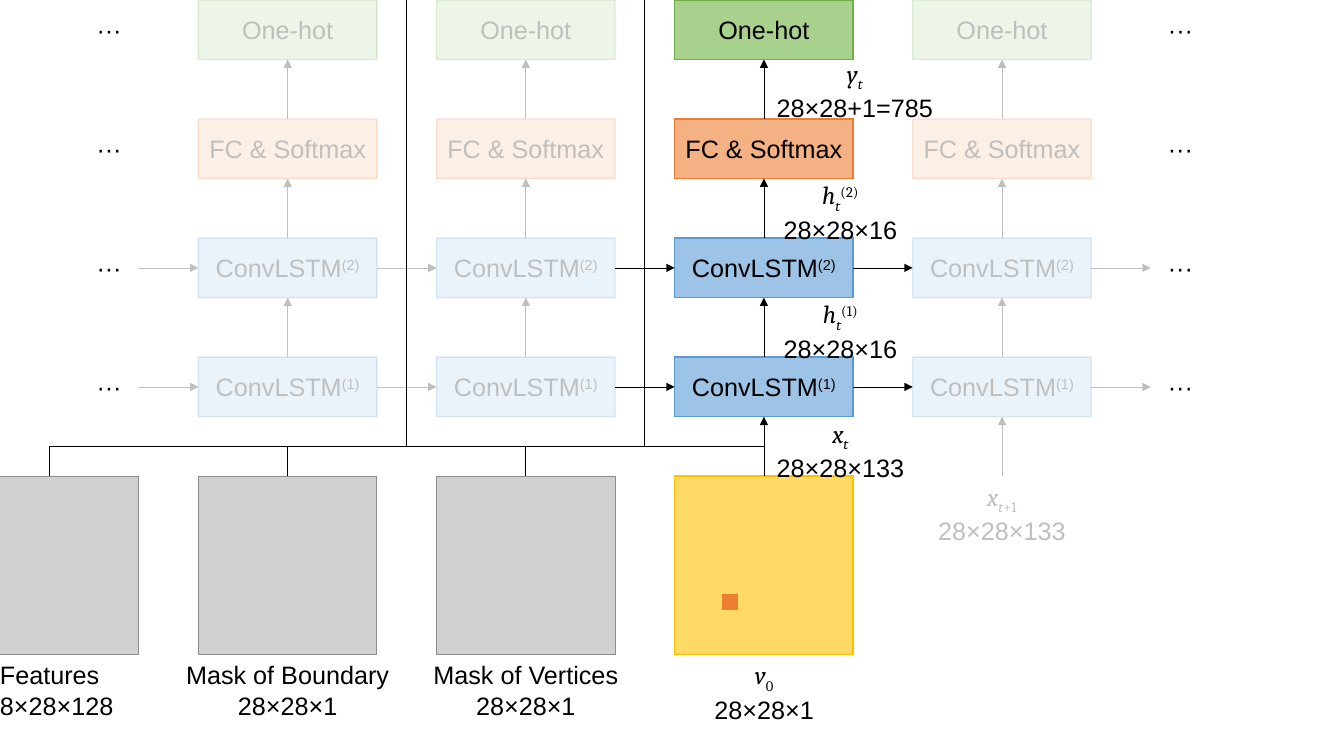
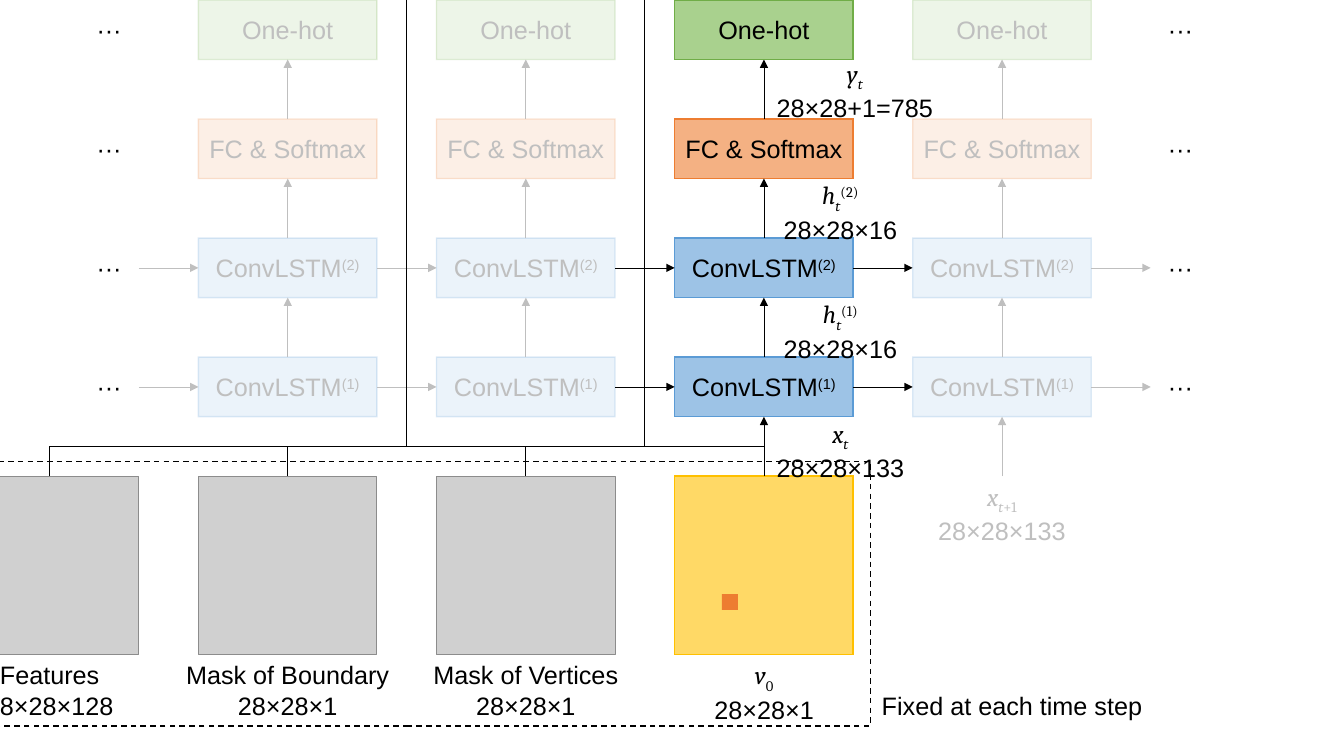
Before and after one commit to lizuoyue/ETH-Thesis, a slide deck: slide 6 of ThesisLaTeX/fig.pptx. Drawn at 1344x756 pixels with LibreOffice and Linux fonts; fonts in the diff are those of the drawing; grey boxes stand for pictures. Boxes give left, top, right and bottom in pixels: in the first picture for what was removed or moved away, otherwise in the second. Text is boxed around its words. In the diff, an @@ line names an element or a change of style, - is before the commit and + after.

```diff
--- a/ThesisLaTeX/fig.pptx
+++ b/ThesisLaTeX/fig.pptx
@@ rectangle added at (0,462,870,726), outline #000000 1 pt dashed @@
@@ text added at (882,696,1142,721), 18 pt, text #000000 @@
+Fixed at each time step
```
Also in this commit, not shown: 1 other slide changed, 2 slides added, 23 other files.
